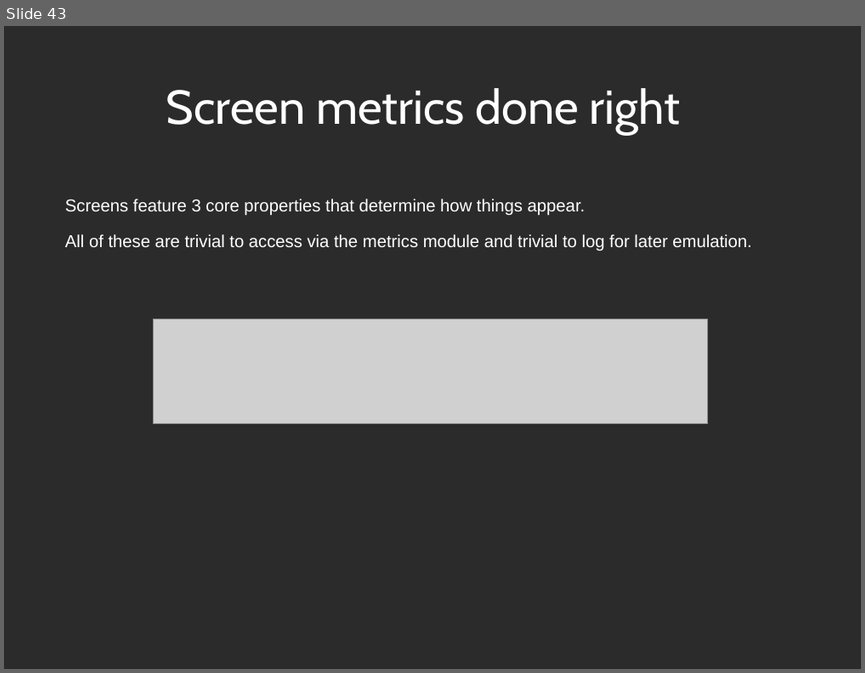
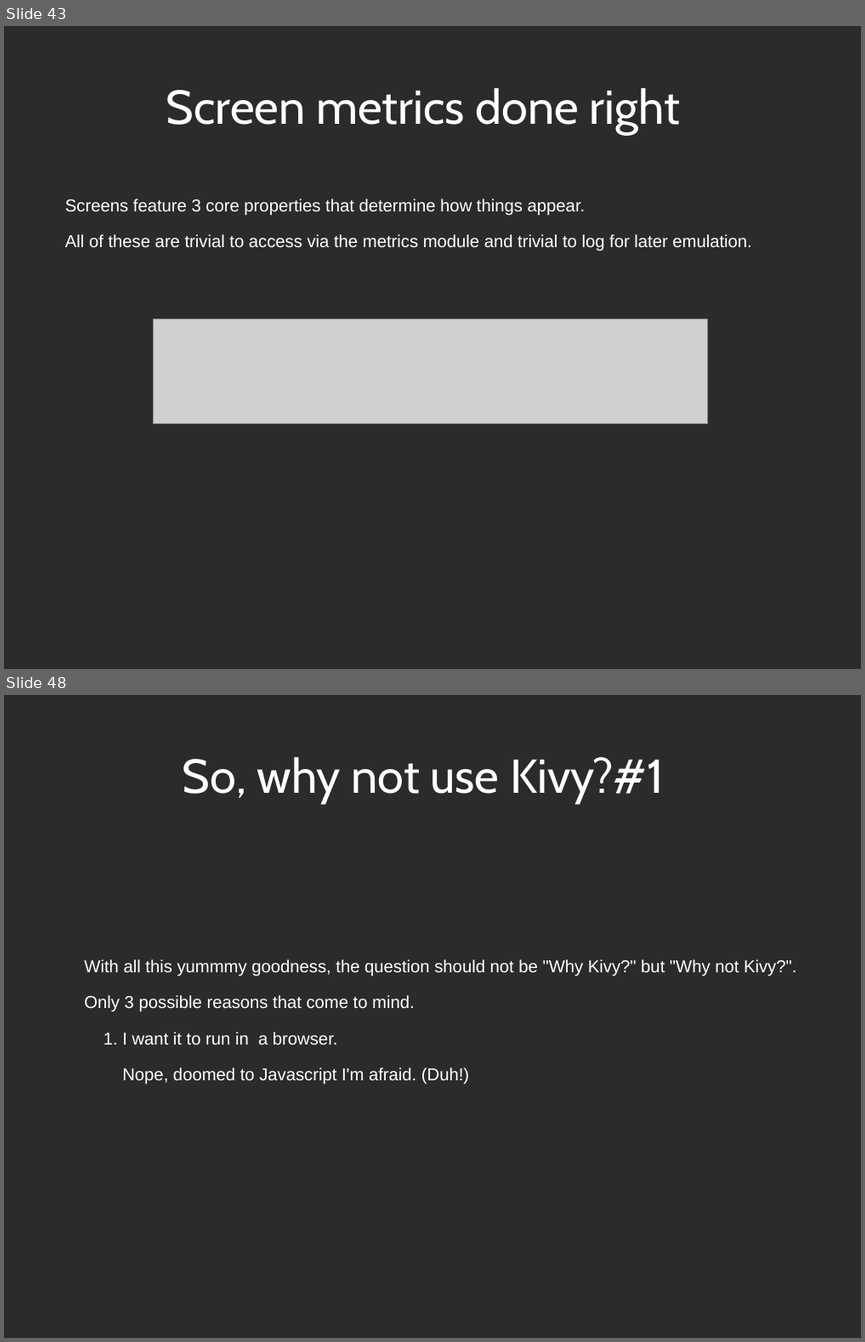
Before and after one commit to Zen-CODE/kivybits, a slide deck: PyCon/ZA 2013/PyCon.odp. Shown one above the other, each under a label of ours: slide 43 before the commit, slides 43 and 48 after it; the slides between them are not shown. The pictures are 865x673 and 865x1342 pixels, drawn with LibreOffice and Linux fonts; fonts in the diff are those of the drawing; grey boxes stand for pictures; background and template pictures are left out; a plain dark background stands for a picture behind light text. Boxes give left, top, right and bottom in pixels: in the first picture for what was removed or moved away, otherwise in the second. Text is boxed around its words. In the diff, an @@ line names an element or a change of style, - is before the commit and + after.

```diff
--- a/PyCon/ZA 2013/PyCon.odp
+++ b/PyCon/ZA 2013/PyCon.odp
@@ slide 48 added at bbox=[4, 695, 861, 1338], background picture (left out) @@
@@ title added at bbox=[182, 757, 664, 804], 44 pt, text #FFFFFF @@
+So, why not use Kivy?#1
@@ text added at bbox=[84, 959, 796, 1084], 16 pt, text #FFFFFF @@
+With all this yummmy goodness, the question should not be "Why Kivy?" but "Why not Kivy?".
+Only 3 possible reasons that come to mind.
+1. I want it to run in a browser.
+Nope, doomed to Javascript I'm afraid. (Duh!)
```
Also in this commit, not shown: 6 slides changed, 8 other slides added, 1 other file.
